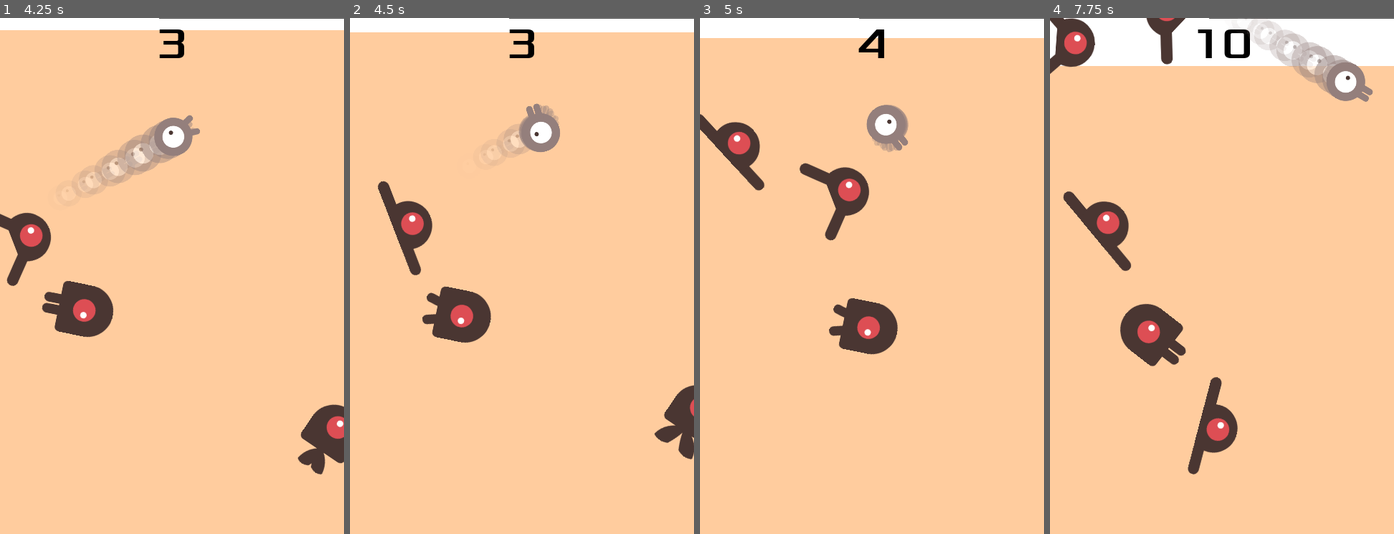
Above: before the commit, frames 1-4 (left to right).
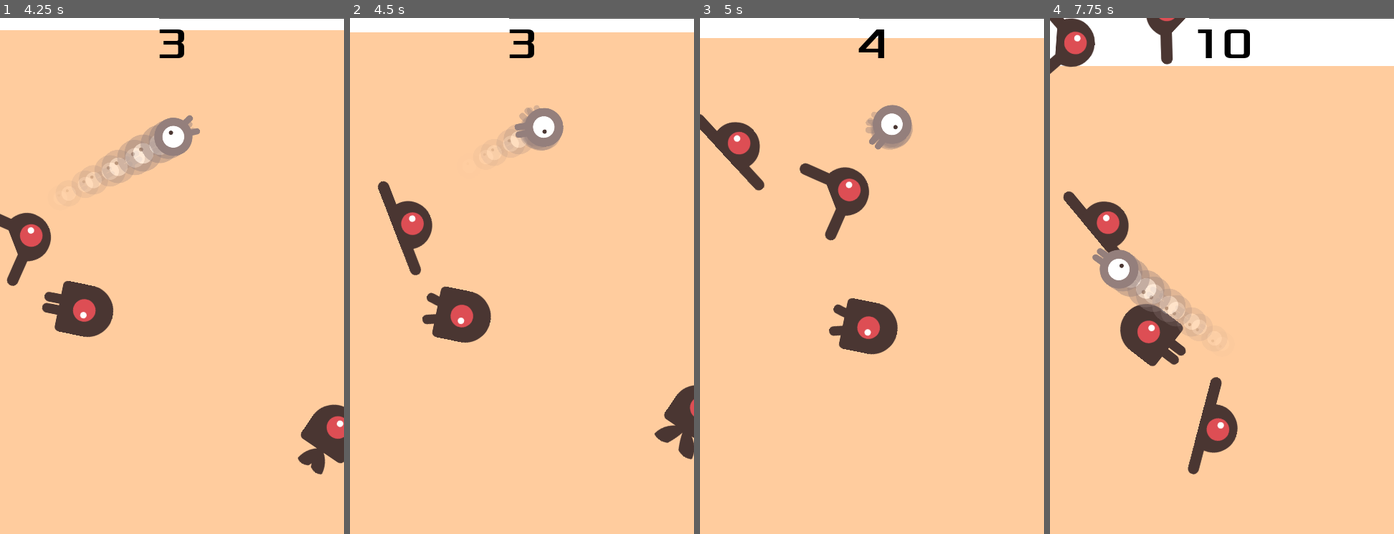
Above: after the commit, the same moments.

Repository: PaulThomasRowe/boba-tea-wizardry
Game: Godot game, scene res://main.tscn
Same seed, same stepped clock (60 frames per second), same inputs: the game is played once before the commit and once after it.
Inputs:
- Up to frame 1 (4.25 s): click "Start" at 0.5 s; tap Enter at 1.25 s; hold D (move_right) 1.28-2.03 s; tap F (test_immunity, bound only after the commit) at 1.35, 2.3, 2.85, 3.8 s; tap G (test_speed, bound only after the commit) at 1.55, 2.1, 3.05, 3.6 s; hold S (move_down) 2.03-2.78 s; hold D (move_right) 2.78-3.53 s; hold W (move_up) from 3.53 s (still down)
- Up to frame 2 (4.5 s): release W (move_up) at 4.28 s; hold A (move_left) from 4.28 s (still down); tap F (test_immunity, bound only after the commit) at 4.35 s
- Up to frame 3 (5 s): keep holding A (move_left); tap G (test_speed, bound only after the commit) at 4.55 s
- Up to frame 4 (7.75 s): tap G (test_speed, bound only after the commit) at 5.1, 6.05, 6.6, 7.55 s; tap F (test_immunity, bound only after the commit) at 5.3, 5.85, 6.8, 7.35 s; release A (move_left) at 5.78 s; hold S (move_down) 5.78-6.53 s; hold D (move_right) 6.53-7.28 s; hold W (move_up) from 7.28 s (still down)

Frame 1 is identical in both runs. In frame 2, 0.5% of the frame differs, in the area x 47-63%, y 16-26%; in frame 3, 0.5%; in frame 4, 4.1%, in the area x 12-94%, y 0-62%.

Commit message:
issue #28: Adds immunity boost and speed up. Also removes creep killi… (#31)
* issue #28: Adds immunity boost and speed up. Also removes creep killing character instead it slows down

* issue #28: fixes player immunity to properly restore player movement

* issue #28: Updated to remove bug with speed boost going away on collision and slow down player more

* issue #28: Remove signal hit call

Diff:
--- a/player.gd
+++ b/player.gd
@@ -1,7 +1,26 @@
 extends Area2D
 
-var player_speed = 400
-var rotation_speed = 7
+# player const movement variables
+const player_base_speed = 400
+const player_base_rotation_speed = 7
+const player_base_movement_modifier = 1
+# player const movement variable for status effects
+const player_speed_boost_modifier = 2
+
+# player boosts times
+var player_immunity_time = 2
+var player_speed_time = 2
+
+# player status effects
+var player_immune = false
+var player_speed_boost = false
+var player_slow = false
+
+# collision modifiers
+var player_slowdown_speed_modifier = 0.2
+var player_slowdown_rotation_modifier = 0.4
+
+# TODO: Why is this here????
 var screen_size # Size of the game window.
 
 func _ready():
@@ -9,19 +28,26 @@
 	hide()
 
 func _process(delta):
-	var velocity = Vector2.ZERO # The player's movement vector.
-
 	# rotation of the player
 	var rotation_direction = Input.get_axis("move_left", "move_right")
-	rotation += rotation_direction * rotation_speed * delta
+	rotation = calculate_rotation(rotation_direction, delta)
 
 	# forward motion of the player
 	var player_direction = Input.get_axis("move_down", "move_up")
-	velocity = player_direction * player_speed * transform.y
+	var velocity = calculate_speed(player_direction, delta)
+
+	# test power up
+	if Input.is_action_just_pressed("test_immunity"):
+		if not player_immune:  # Prevent overlapping immunity
+			grant_immunity()
+
+	if Input.is_action_just_pressed("test_speed"):
+		if not player_immune:  # Prevent overlapping immunity
+			grant_speed_boost()
 
 	# This is probably the code for the player animation
 	if velocity.length() > 0:
-		velocity = velocity.normalized() * player_speed
+		velocity = velocity.normalized() * player_base_speed
 		$AnimatedSprite2D.play()
 	else:
 		$AnimatedSprite2D.stop()
@@ -38,7 +64,59 @@
 		$AnimatedSprite2D.animation = &"up"
 		rotation = PI if velocity.y > 0 else 0
 
+
+func calculate_rotation(rotation_direction, delta):
+	var player_rotation_modifier = player_base_movement_modifier
+	if player_speed_boost:
+		player_rotation_modifier *= player_speed_boost_modifier
+	if player_slow and not player_immune:
+		player_rotation_modifier *= player_slowdown_rotation_modifier
+	rotation += (rotation_direction * player_base_rotation_speed * delta) * player_rotation_modifier
+	return rotation
+
+func calculate_speed(player_direction, delta):
+	var velocity = Vector2.ZERO # The player's movement vector.
+	var player_speed_modifier = player_base_movement_modifier
+	if player_speed_boost:
+		player_speed_modifier *= player_speed_boost_modifier
+	if player_slow and not player_immune:
+		player_speed_modifier *= player_slowdown_speed_modifier
+	velocity = (player_direction * player_base_speed * transform.y) * player_speed_modifier
+	return velocity
+
 func start(pos):
 	position = pos
 	show()
 	$CollisionShape2D.disabled = false
+
+
+func grant_immunity():
+	player_immune = true
+	print("Immunity granted for " + str(player_immunity_time) + " seconds!")
+	await get_tree().create_timer(player_immunity_time).timeout
+	player_immune = false
+	print("Immunity finished!")
+
+func grant_speed_boost():
+	player_speed_boost = true
+	print("speed boost granted for " + str(player_speed_time) + " seconds!")
+	await get_tree().create_timer(player_speed_time).timeout
+	player_speed_boost = false
+	print("speed boost finished!")
+
+# This function determines what happens if the player collides with
+func _on_body_entered(_body):
+	print("Player speed reduced because of collision!")
+	player_slow = true
+	"""
+	Old code that kills the player
+	hide() # Player disappears after being hit.
+	hit.emit()
+	# Must be deferred as we can't change physics properties on a physics callback.
+	$CollisionShape2D.set_deferred(&"disabled", true)
+	"""
+
+func _on_body_exited(_body):
+	# Reset player movement back to normal
+	player_slow = false
+	print("Player speed restored because of exiting collision!")
--- a/player.tscn
+++ b/player.tscn
@@ -73,3 +73,4 @@
 speed_scale = 2.0
 
 [connection signal="body_entered" from="." to="." method="_on_body_entered"]
+[connection signal="body_exited" from="." to="." method="_on_body_exited"]
--- a/project.godot
+++ b/project.godot
@@ -70,6 +70,16 @@
 , Object(InputEventKey,"resource_local_to_scene":false,"resource_name":"","device":0,"window_id":0,"alt_pressed":false,"shift_pressed":false,"ctrl_pressed":false,"meta_pressed":false,"pressed":false,"keycode":0,"physical_keycode":32,"key_label":0,"unicode":0,"location":0,"echo":false,"script":null)
 ]
 }
+test_immunity={
+"deadzone": 0.5,
+"events": [Object(InputEventKey,"resource_local_to_scene":false,"resource_name":"","device":-1,"window_id":0,"alt_pressed":false,"shift_pressed":false,"ctrl_pressed":false,"meta_pressed":false,"pressed":false,"keycode":0,"physical_keycode":70,"key_label":0,"unicode":102,"location":0,"echo":false,"script":null)
+]
+}
+test_speed={
+"deadzone": 0.5,
+"events": [Object(InputEventKey,"resource_local_to_scene":false,"resource_name":"","device":-1,"window_id":0,"alt_pressed":false,"shift_pressed":false,"ctrl_pressed":false,"meta_pressed":false,"pressed":false,"keycode":0,"physical_keycode":71,"key_label":0,"unicode":103,"location":0,"echo":false,"script":null)
+]
+}
 
 [rendering]
 
Not shown: 1 places in main.tscn that only renumber resources
